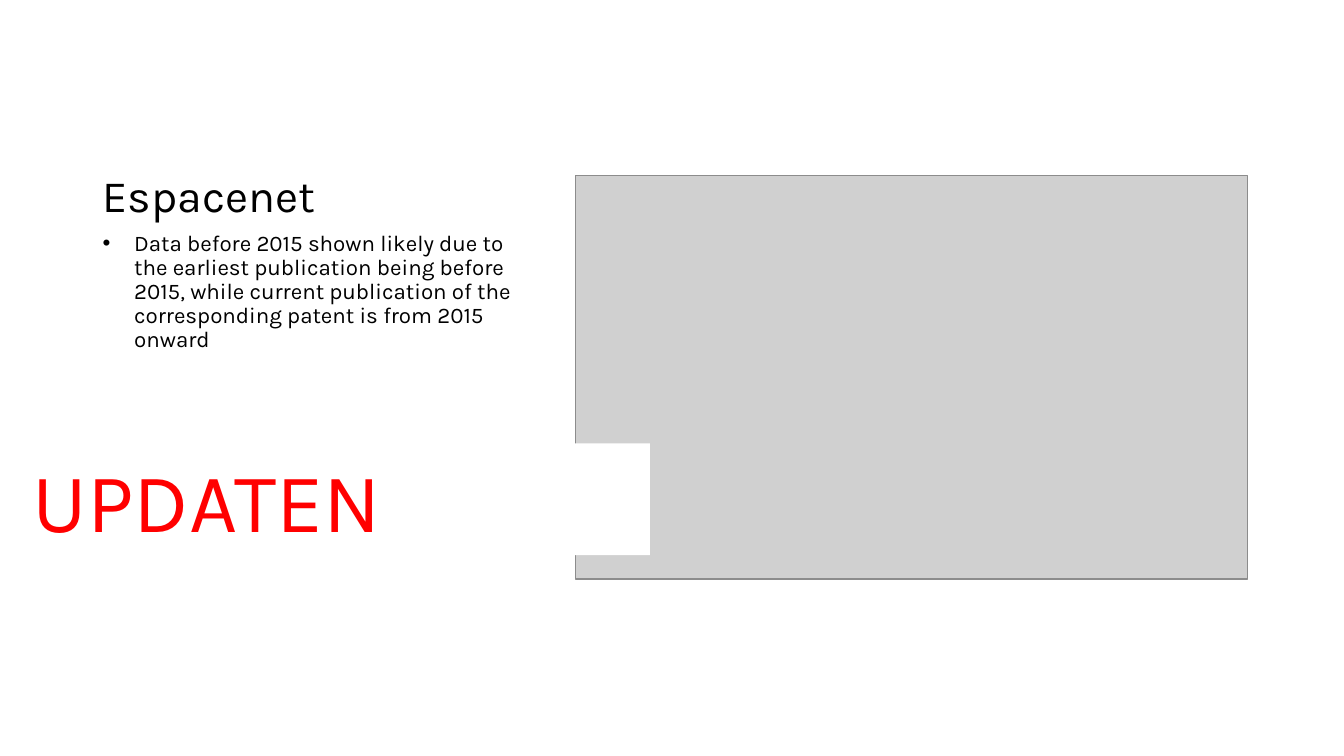
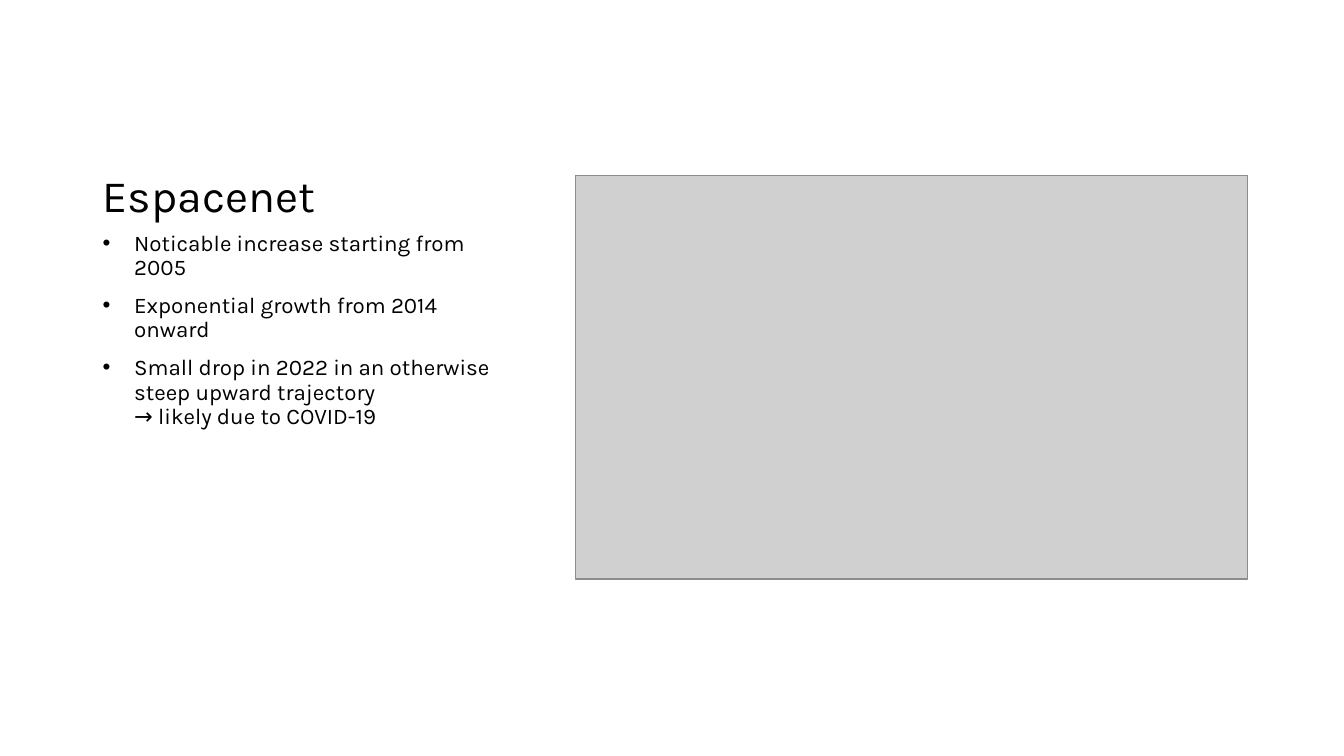
Before and after one commit to GMPuntigam/DataDrivenForesight, a slide deck: slide 18 of presentation/DataDrivenForesight.pptx. Drawn at 1344x756 pixels with LibreOffice and Linux fonts; fonts in the diff are those of the drawing; grey boxes stand for pictures. Boxes give left, top, right and bottom in pixels: in the first picture for what was removed or moved away, otherwise in the second. Text is boxed around its words. In the diff, an @@ line names an element or a change of style, - is before the commit and + after.

Commit message:
Espacenet graph analysis, fixed search query in presentation

```diff
--- a/presentation/DataDrivenForesight.pptx
+++ b/presentation/DataDrivenForesight.pptx
@@ text at (134, 235, 490, 430): text changed @@
-• Data before 2015 shown likely due to the earliest publication being before 2015, while current publication of the corresponding patent is from 2015 onward
+• Noticable increase starting from 2005
+• Exponential growth from 2014 onward
+• Small drop in 2022 in an otherwise steep upward trajectory
+  → likely due to COVID-19
@@ text removed at (32, 479, 380, 533) @@
-UPDATEN
```
Also in this commit, not shown: 2 other slides changed.
